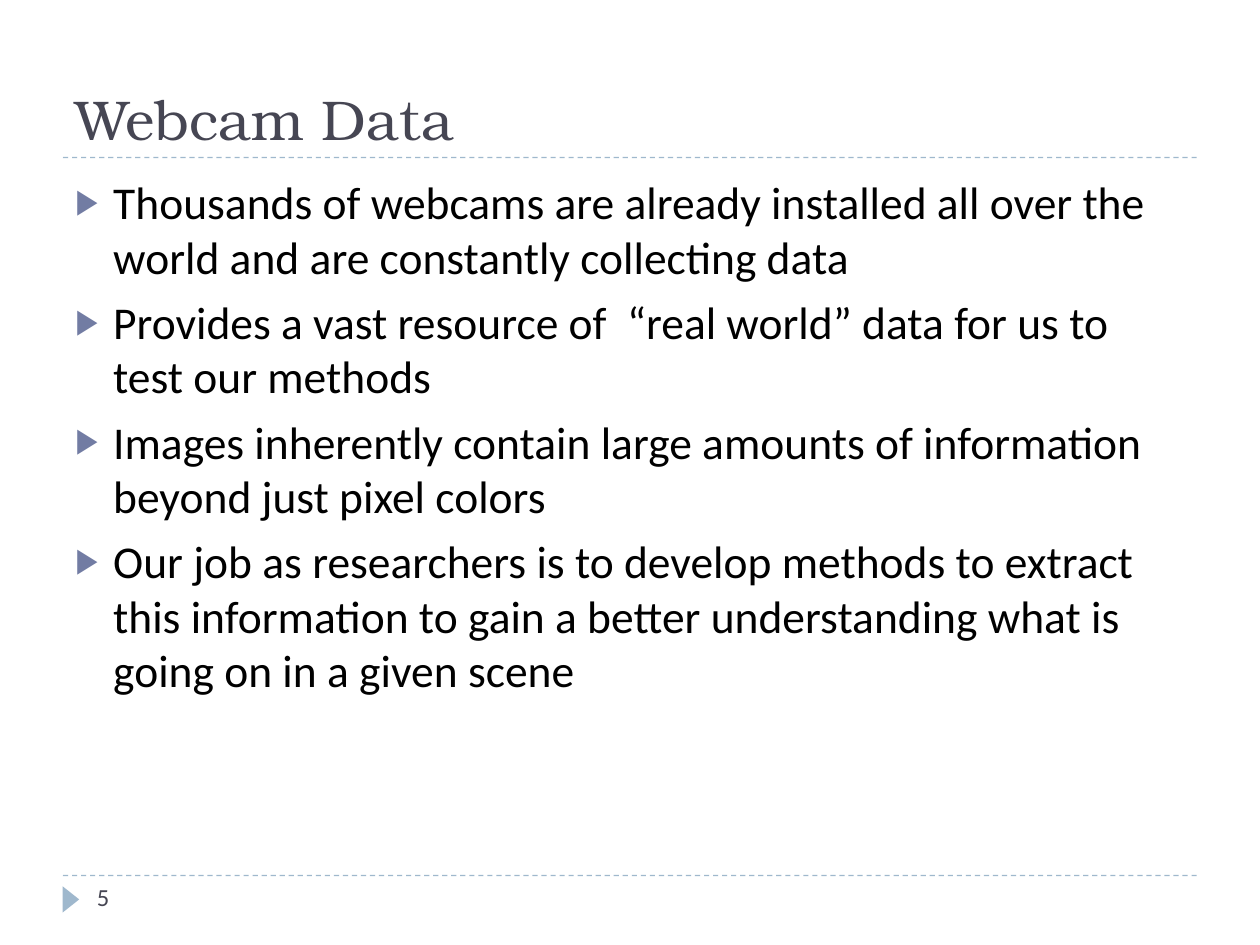
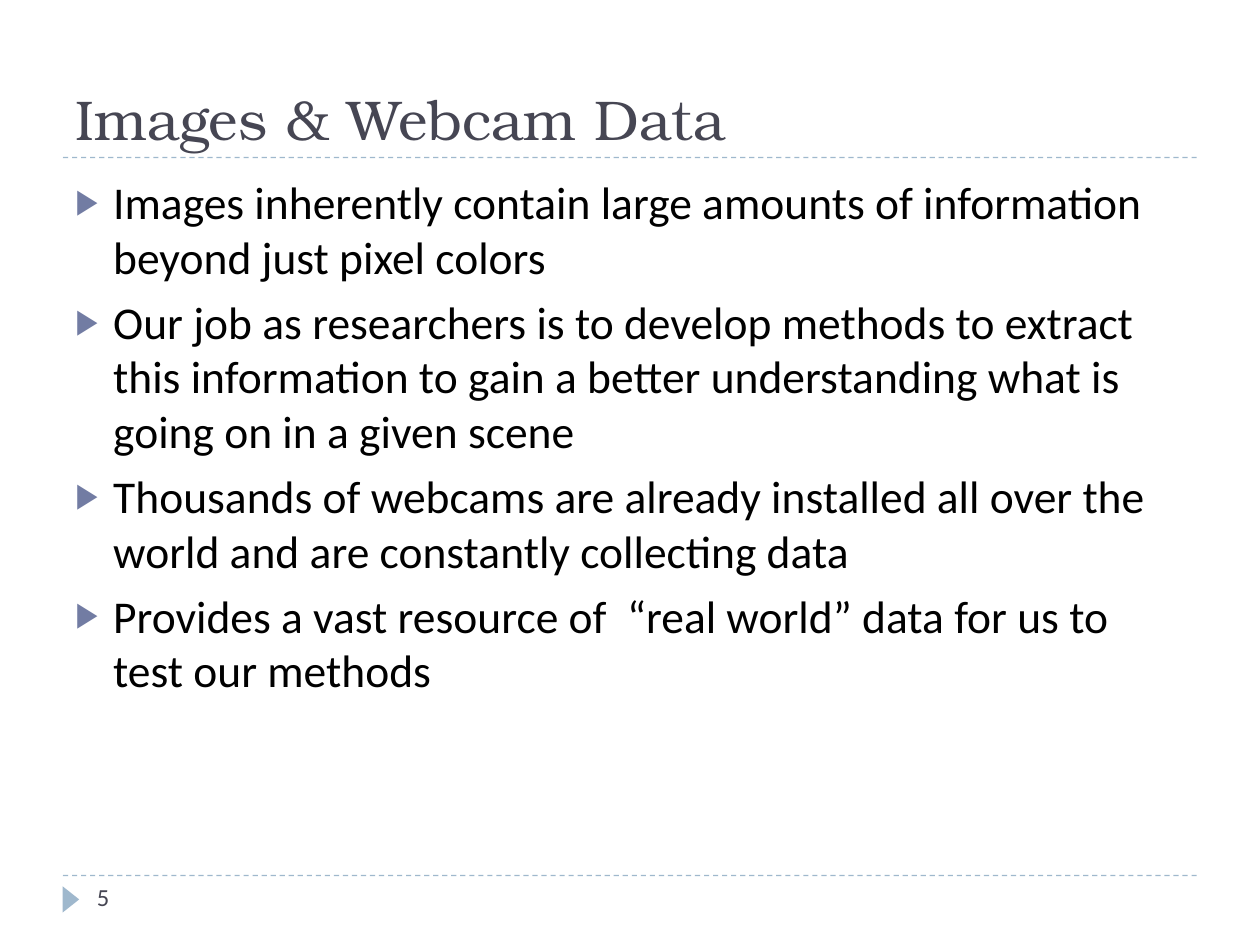
Before and after one commit to rspeyer/rzs-thesis, a slide deck: slide 5 of thesis-defense.pptx. Drawn at 1260x945 pixels with LibreOffice and Linux fonts; fonts in the diff are those of the drawing. Boxes give left, top, right and bottom in pixels: in the first picture for what was removed or moved away, otherwise in the second. Text is boxed around its words. In the diff, an @@ line names an element or a change of style, - is before the commit and + after.

```diff
--- a/thesis-defense.pptx
+++ b/thesis-defense.pptx
@@ title at <box>75,100,726,153</box>: text changed @@
-Webcam Data
+Images & Webcam Data
@@ text at <box>113,187,1141,456</box>: paragraphs added @@
+▶ Images inherently contain large amounts of information beyond just pixel colors
+▶ Our job as researchers is to develop methods to extract this information to gain a better understanding what is going on in a given scene
@@ text at <box>113,427,1141,695</box>: paragraphs removed @@
-▶ Images inherently contain large amounts of information beyond just pixel colors
-▶ Our job as researchers is to develop methods to extract this information to gain a better understanding what is going on in a given scene
```
Also in this commit, not shown: 13 other slides changed, 2 other files.
